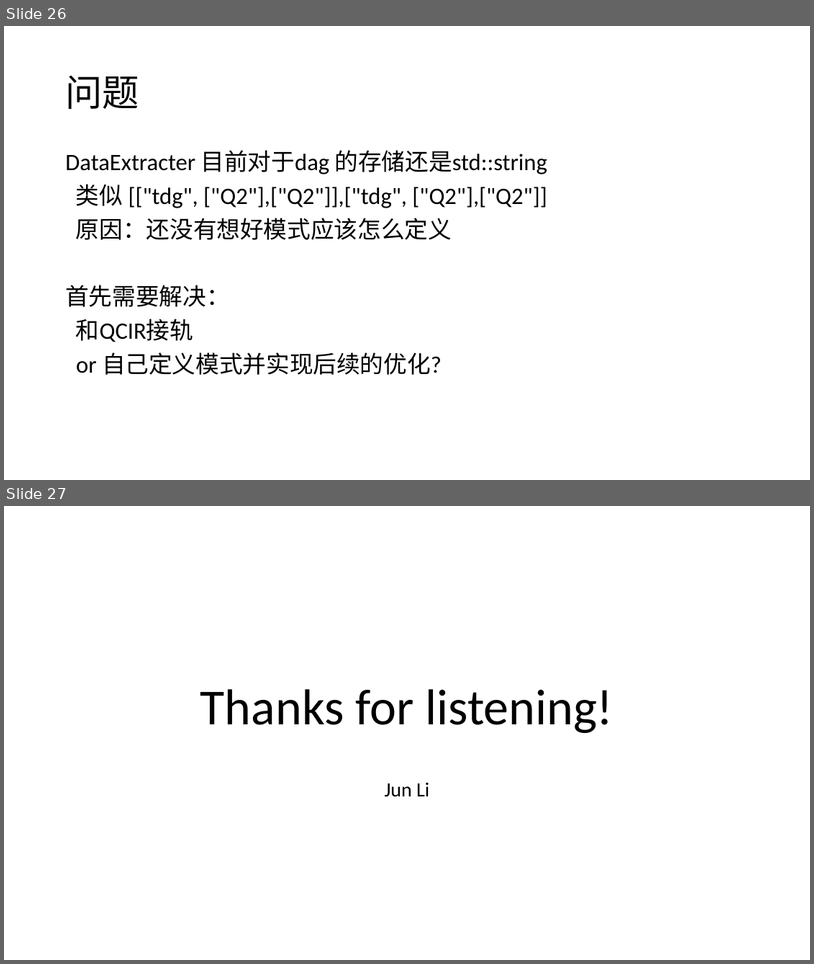
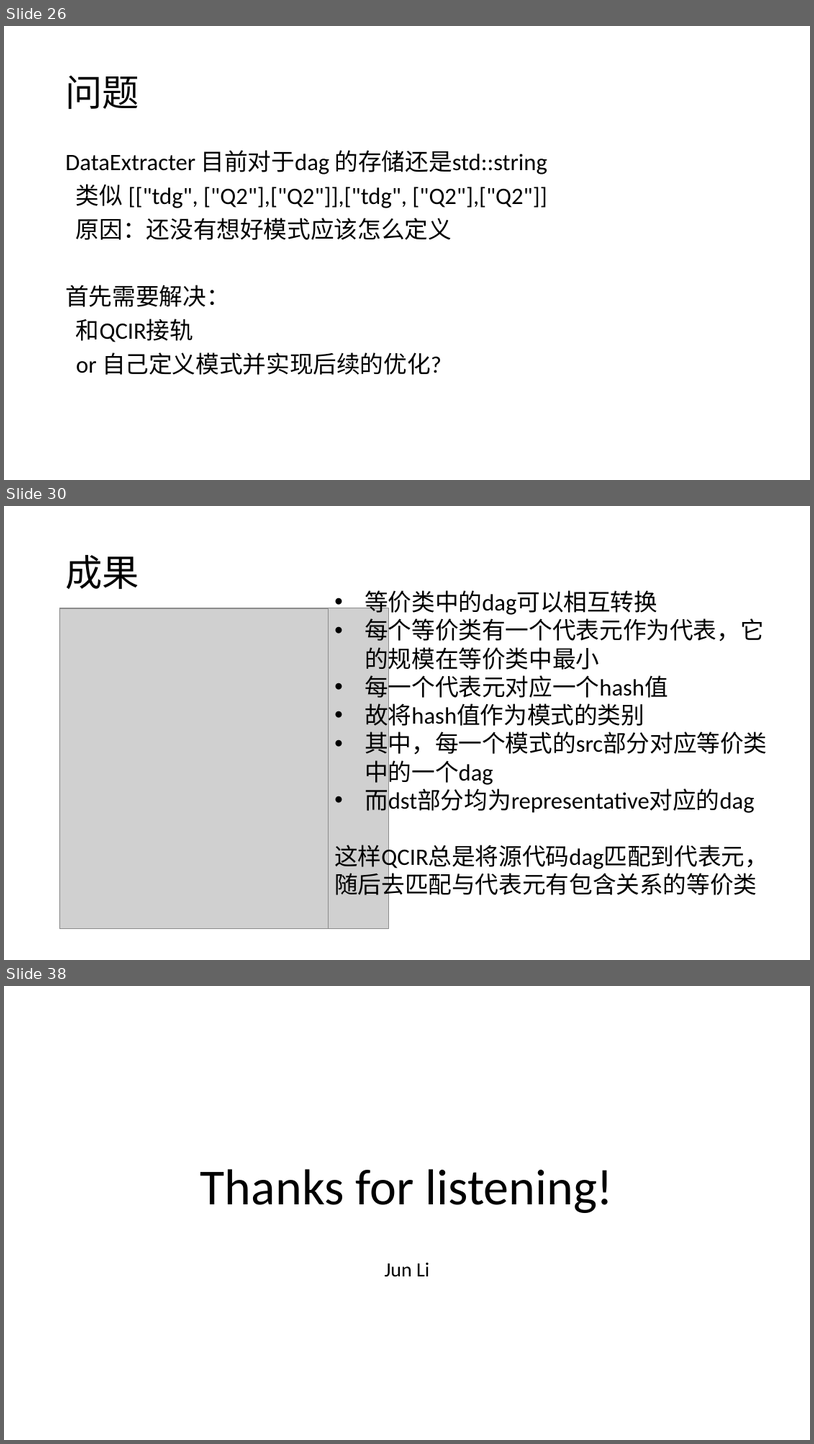
Before and after one commit to RosaryXiang/Pattern-Scheduler, a slide deck: Pattern Scheduler.pptx. Shown one above the other, each under a label of ours: slides 26 and 27 before the commit, slides 26, 30 and 38 after it; the slides between them are not shown. The pictures are 814x964 and 814x1444 pixels, drawn with LibreOffice and Linux fonts; fonts in the diff are those of the drawing; grey boxes stand for pictures. Boxes give left, top, right and bottom in pixels: in the first picture for what was removed or moved away, otherwise in the second. Text is boxed around its words. In the diff, an @@ line names an element or a change of style, - is before the commit and + after.

```diff
--- a/Pattern Scheduler.pptx
+++ b/Pattern Scheduler.pptx
@@ slide 30 added at bbox=[4, 506, 810, 960], background #FFFFFF @@
@@ title added at bbox=[65, 555, 139, 589], 44 pt, text #000000 @@
+成果
@@ text added at bbox=[334, 590, 769, 899], 28 pt, text #000000 @@
+• 等价类中的dag可以相互转换
+• 每个等价类有一个代表元作为代表，它的规模在等价类中最小
+• 每一个代表元对应一个hash值
+• 故将hash值作为模式的类别
+• 其中，每一个模式的src部分对应等价类中的一个dag
+• 而dst部分均为representative对应的dag
+这样QCIR总是将源代码dag匹配到代表元，随后去匹配与代表元有包含关系的等价类
@@ picture added at bbox=[59, 608, 389, 928] @@
@@ picture added at bbox=[59, 609, 329, 928] @@
@@ what was slide 27 is now slide 38 @@
```
Also in this commit, not shown: 10 other slides added, 10 other files.
